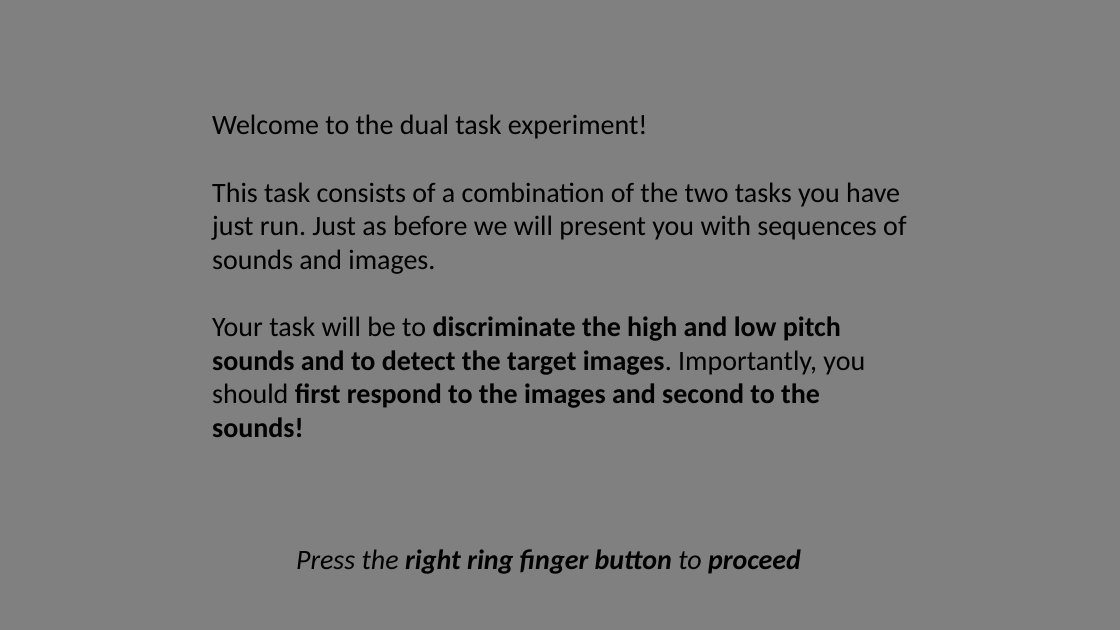
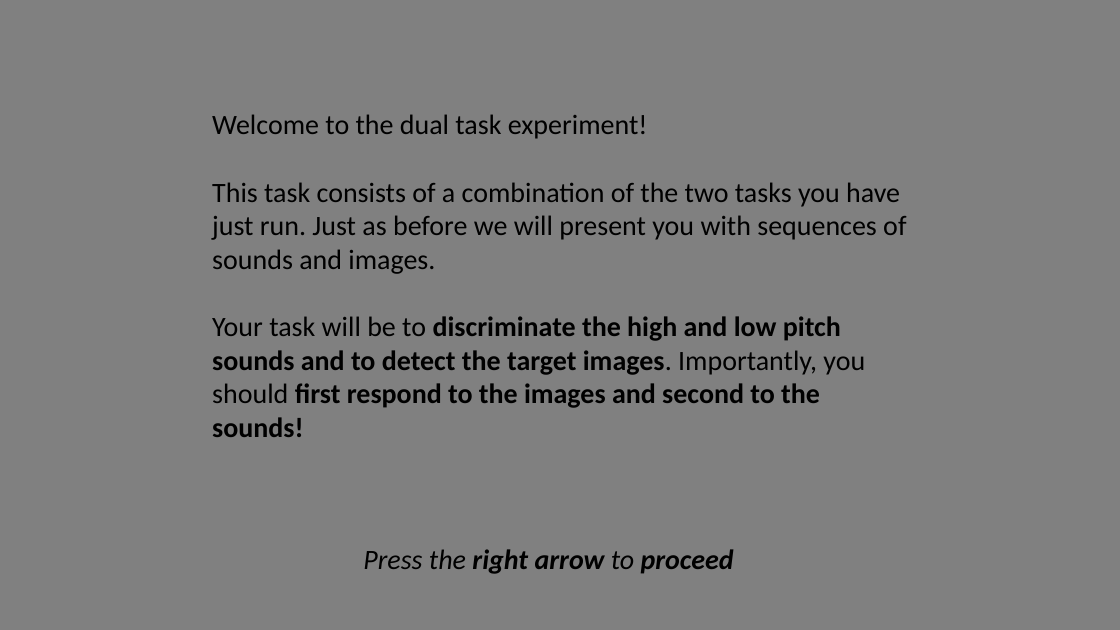
Before and after one commit to NCCLabMPI/Reconstructed_time_experiment, a slide deck: slide 1 of instructions/Instructions_visual_first_task_keyboard.pptx. Drawn at 1120x630 pixels with LibreOffice and Linux fonts; fonts in the diff are those of the drawing. Boxes give left, top, right and bottom in pixels: in the first picture for what was removed or moved away, otherwise in the second. Text is boxed around its words. In the diff, an @@ line names an element or a change of style, - is before the commit and + after.

```diff
--- a/instructions/Instructions_visual_first_task_keyboard.pptx
+++ b/instructions/Instructions_visual_first_task_keyboard.pptx
@@ text at [363, 549, 734, 574]: text changed @@
-Press the right ring finger button to proceed
+Press the right arrow to proceed
```
Also in this commit, not shown: 3 other slides changed, 36 other files.
